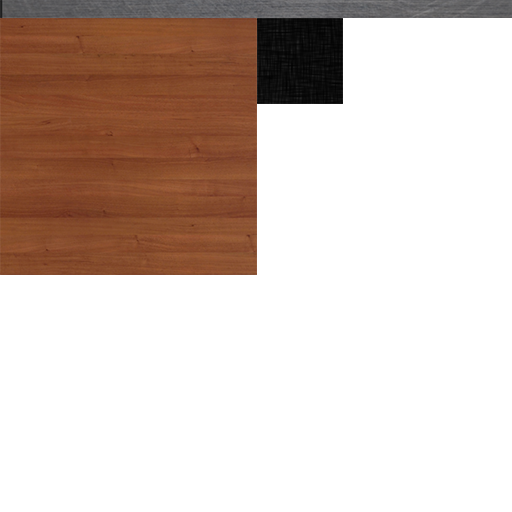
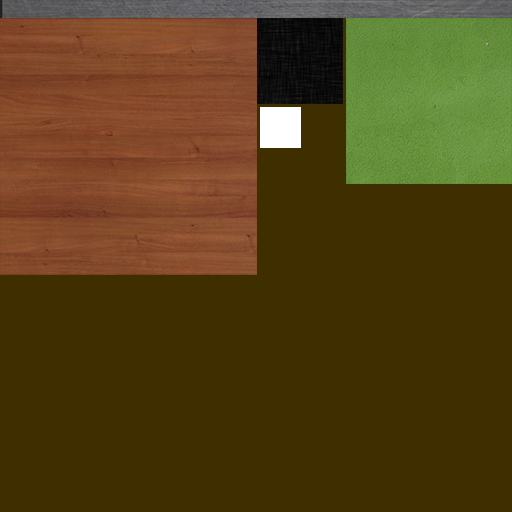
Two versions of the same layered image (512 × 512). Layer-by-layer changes:
added layer "green" above "black" over [346, 18, 512, 184]
added layer "BG" over [0, 0, 512, 512]
